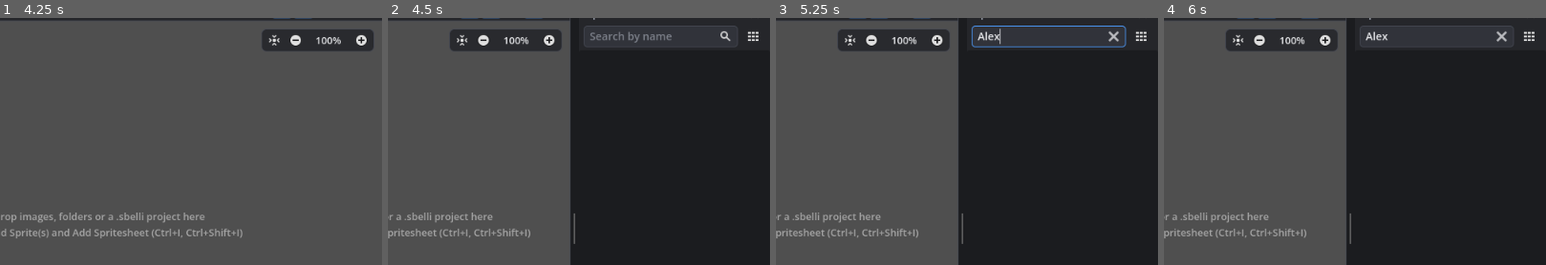
Above: before the commit, frames 1-4 (left to right).
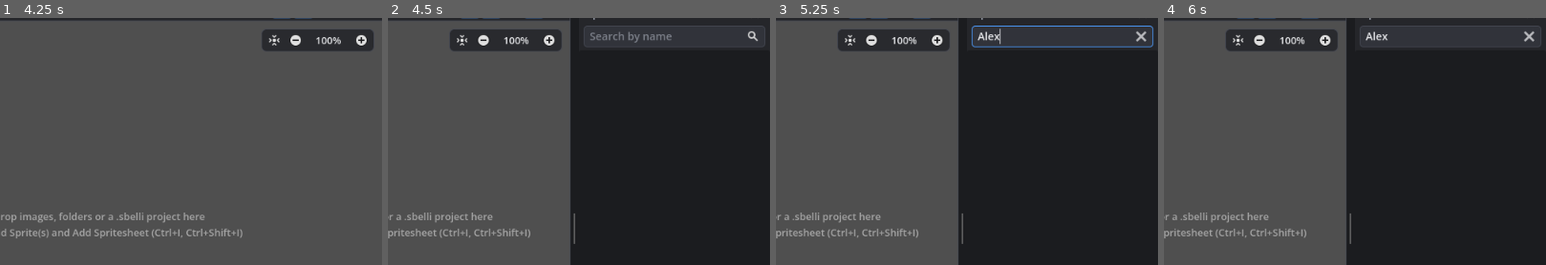
Above: after the commit, the same moments.

Repository: caleb-tognoli/spritesheetbelli
Game: Godot game, scene res://ui/main/main.tscn
Two runs of this game, one before a commit and one after it. Both use one fixed random seed, a clock stepped at 60 frames per second and the inputs below.
Inputs (mouse positions are % of the whole screen's width and height, from its top left):
- Up to frame 1 (4.25 s): click "Export…" at 0.5 s; click "Add Sprite(s)" at 1.25 s; click (27, 22) at 2.02 s; type "12" at 2.1 s; click "Add Spritesheet" at 2.75 s; click "Grid" at 3.5 s
- Up to frame 2 (4.5 s): click "Packed" at 4.25 s
- Up to frame 3 (5.25 s): click (86, 11) at 5.02 s; type "Alex" at 5.1 s
- Up to frame 4 (6 s): click "4096 px" at 5.75 s
The pictures show only the part of the screen within x 50-100%, y 8-58%; the shares and areas given below are measured in that part.

Frame 1 is identical in both runs. In frame 2, 0.2% of the frame differs, in the area x 87-99%, y 3-12%; in frame 3, 0.3%; in frame 4, 0.2%.

Commit message:
Sprites panel: colour dots, no rows in the packed layout
- Each animation's group shows a small dot of its colour before its name, updated when
  the animation is recoloured (not on No animation or rows)
- More room between a group's fold arrow and its name, the frames kept lined up under it
- The packed layout has no rows: the group-by-row toggle is hidden there and frames are
  grouped by animation, keeping the setting, so the grid groups by row again
- Frames in no animation stay under No animation, also when there are no animations

Diff:
--- a/tests/unit/test_sprites_panel.gd
+++ b/tests/unit/test_sprites_panel.gd
@@ -102,7 +102,7 @@
 
 
 func test_frames_are_grouped_by_animation() -> void:
-	assert_eq(groups(), [["No animation", "3", ["star", "bean", "Frame 2"]]], "none yet")
+	assert_eq(groups(), [["No animation", "3", ["star", "bean", "Frame 2"]]], "a group with none")
 	# In play order, once, without empty cells; the first animation showing a frame wins
 	add_animation(
 		"walk", [Vector2i(2, 0), Vector2i(0, 0), Vector2i(2, 0), Vector2i(4, 4)] as Array[Vector2i]
@@ -130,6 +130,39 @@
 	Settings.set_value(&"sprites_by_row", false)
 	assert_false(panel.by_row_button.button_pressed)
 	assert_eq(groups()[0], ["walk", "2", ["Frame 3", "star"]], "by animation again")
+
+
+func test_animation_groups_show_their_colour() -> void:
+	add_animation("walk", [Vector2i(2, 0)] as Array[Vector2i])
+	var walk := sheet.animations[0]
+	assert_eq(header_of("walk").get_icon(0), AppTheme.swatch(walk.color), "a dot of its colour")
+	assert_true(header_of("No animation").get_icon(0) == null, "not on frames in none")
+	walk.color = Color.ORANGE
+	Global.document.perform("Recolour animation", sheet.set_animation.bind(0, walk))
+	assert_eq(header_of("walk").get_icon(0), AppTheme.swatch(Color.ORANGE), "recoloured")
+	Settings.set_value(&"sprites_by_row", true)
+	assert_true(header_of("Row 0").get_icon(0) == null, "not on rows")
+	assert_true(
+		panel.tree.get_theme_constant("inner_item_margin_left") > 0, "room after the arrows"
+	)
+
+
+func test_no_rows_in_the_packed_layout() -> void:
+	add_animation("walk", [Vector2i(2, 0)] as Array[Vector2i])
+	Settings.set_value(&"sprites_by_row", true)
+	assert_true(panel.by_row_button.visible)
+	Actions.run(&"layout_packed")
+	assert_false(panel.by_row_button.visible, "no toggle")
+	assert_eq(
+		groups(),
+		[["walk", "1", ["Frame 2"]], ["No animation", "2", ["star", "bean"]]],
+		"by animation"
+	)
+	assert_true(Settings.get_value(&"sprites_by_row"), "the setting kept")
+	Actions.run(&"layout_grid")
+	assert_true(panel.by_row_button.visible)
+	assert_true(panel.by_row_button.button_pressed)
+	assert_eq(groups()[0][0], "Row 0", "by row again")
 
 
 func test_rows_are_numbered_like_the_frames() -> void:
--- a/ui/main/sprites_panel.gd
+++ b/ui/main/sprites_panel.gd
@@ -1,8 +1,8 @@
 class_name SpritesPanel
 extends PanelContainer
 ## Lists every frame with a thumbnail, its name and size, under the first animation showing
-## it, or under its row. Selecting frames here selects them in the preview and the other way
-## round; clicking a group's name selects its frames, and its arrow folds it.
+## it, or under its row in the grid layout. Selecting frames here selects them in the preview
+## and the other way round; clicking a group's name selects its frames, and its arrow folds it.
 ## Frames are renamed by double-clicking their name or F2, found by typing in the search field, and
 ## pinned with the button on each frame in the packed layout. Right-clicking them offers
 ## the actions given to [method set_context_actions].
@@ -12,6 +12,10 @@
 const FOLDER_ICON := preload("res://assets/icons/Folder.svg")
 const UNLINK_ICON := preload("res://assets/icons/Unlink.svg")
 const PIN_BUTTON := 0
+## Room left of the text in each cell, such as between a group's arrow and its name
+const TEXT_MARGIN := 5
+## How wide an animation's colour dot is drawn before its name
+const DOT_SIZE := 12
 ## Where frames in no animation are listed, see [method group_frames]
 const NO_ANIMATION := "none"
 
@@ -88,6 +92,8 @@
 	box.add_child(search_margin)
 
 	tree.hide_root = true
+	# Room between a group's arrow and its name, the frames' kept lined up under it
+	tree.add_theme_constant_override("inner_item_margin_left", TEXT_MARGIN)
 	tree.select_mode = Tree.SELECT_MULTI
 	tree.size_flags_vertical = Control.SIZE_EXPAND_FILL
 	tree.add_theme_font_size_override("font_size", 13)
@@ -135,7 +141,11 @@
 	var root := tree.create_item()
 	var filter := search.text.strip_edges().to_lower()
 	var alive := {}
-	for group in group_frames(sheet, Settings.get_value(&"sprites_by_row")):
+	# There are no rows in the packed layout
+	var packed := sheet.layout == Spritesheet.Layout.PACKED
+	by_row_button.visible = not packed
+	var by_row: bool = Settings.get_value(&"sprites_by_row") and not packed
+	for group in group_frames(sheet, by_row):
 		# Only groups with frames found are listed
 		var header: TreeItem = null
 		for coord: Vector2i in group.coords:
@@ -213,8 +223,9 @@
 
 ## Every frame of [param sheet] in groups, each a dictionary with a "key" that stays the same
 ## while the sheet changes, a "title" and the frames' "coords". By animation, in the sheet's
-## order, a frame is in the first one showing it, at its first place in play order; frames in
-## none follow in reading order. With [param by_row], each row is a group, numbered like the
+## order, a frame is in the first one showing it, at its first place in play order, and the
+## group has the animation's "color"; frames in none follow in reading order, also when there
+## are no animations. With [param by_row], each row is a group, numbered like the
 ## frames, from the "index_start" setting. Groups without frames are left out.
 static func group_frames(sheet: Spritesheet, by_row := false) -> Array[Dictionary]:
 	var groups: Array[Dictionary] = []
@@ -236,8 +247,16 @@
 				listed[cell] = true
 				coords.append(cell)
 		if coords:
-			groups.append(
-				{"key": "animation:" + animation.name, "title": animation.name, "coords": coords}
+			(
+				groups
+				. append(
+					{
+						"key": "animation:" + animation.name,
+						"title": animation.name,
+						"coords": coords,
+						"color": animation.color,
+					}
+				)
 			)
 	var rest: Array[Vector2i] = []
 	for coord in sheet.get_sorted_coords():
@@ -250,10 +269,14 @@
 
 
 ## Adds the name of [param group], from [method group_frames], with the number of frames
-## listed under it. It isn't a frame: clicking it selects its frames instead.
+## listed under it, and an animation's colour. It isn't a frame: clicking it selects its
+## frames instead.
 func _add_header(root: TreeItem, group: Dictionary) -> TreeItem:
 	var header := tree.create_item(root)
 	header.set_text(0, group.title)
+	if group.has("color"):
+		header.set_icon(0, AppTheme.swatch(group.color))
+		header.set_icon_max_width(0, DOT_SIZE)
 	header.set_metadata(0, group.key)
 	header.set_tooltip_text(0, tr("Click to select these frames"))
 	header.set_text_alignment(1, HORIZONTAL_ALIGNMENT_RIGHT)
Not shown, changed: CHANGELOG.md
